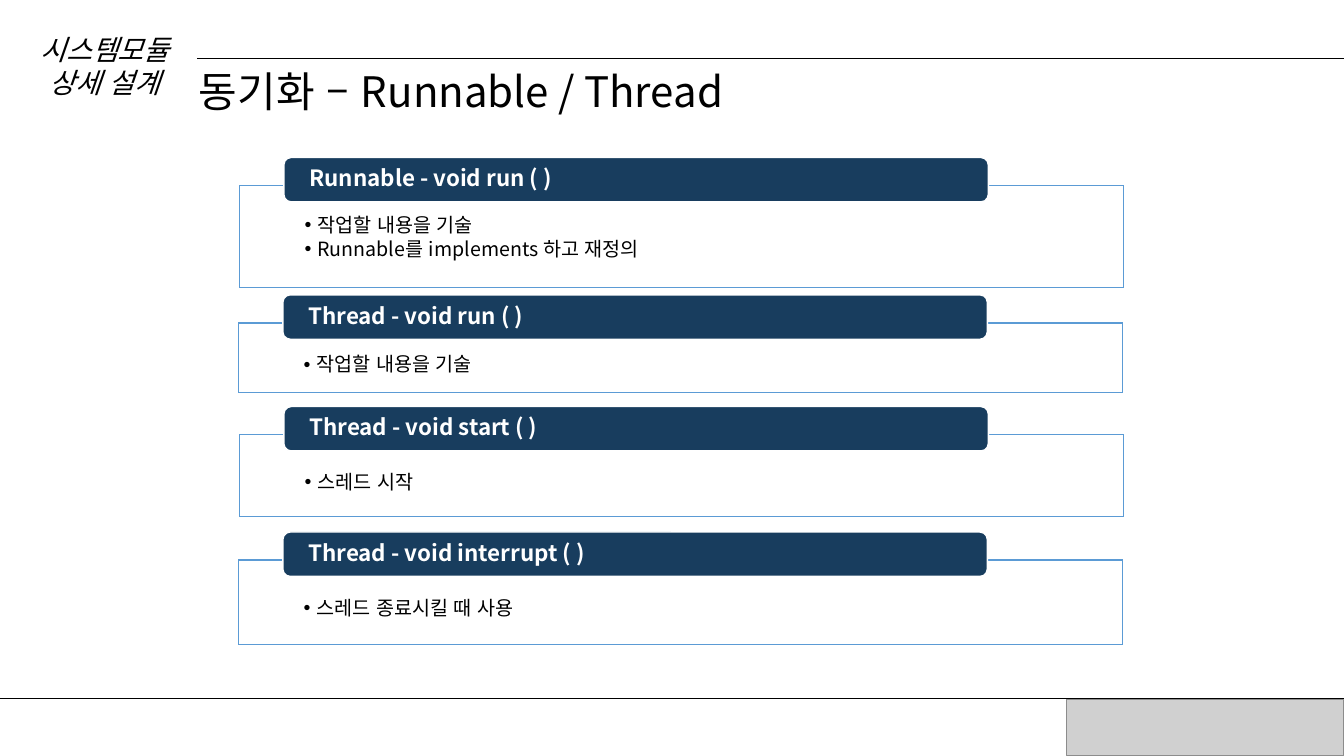
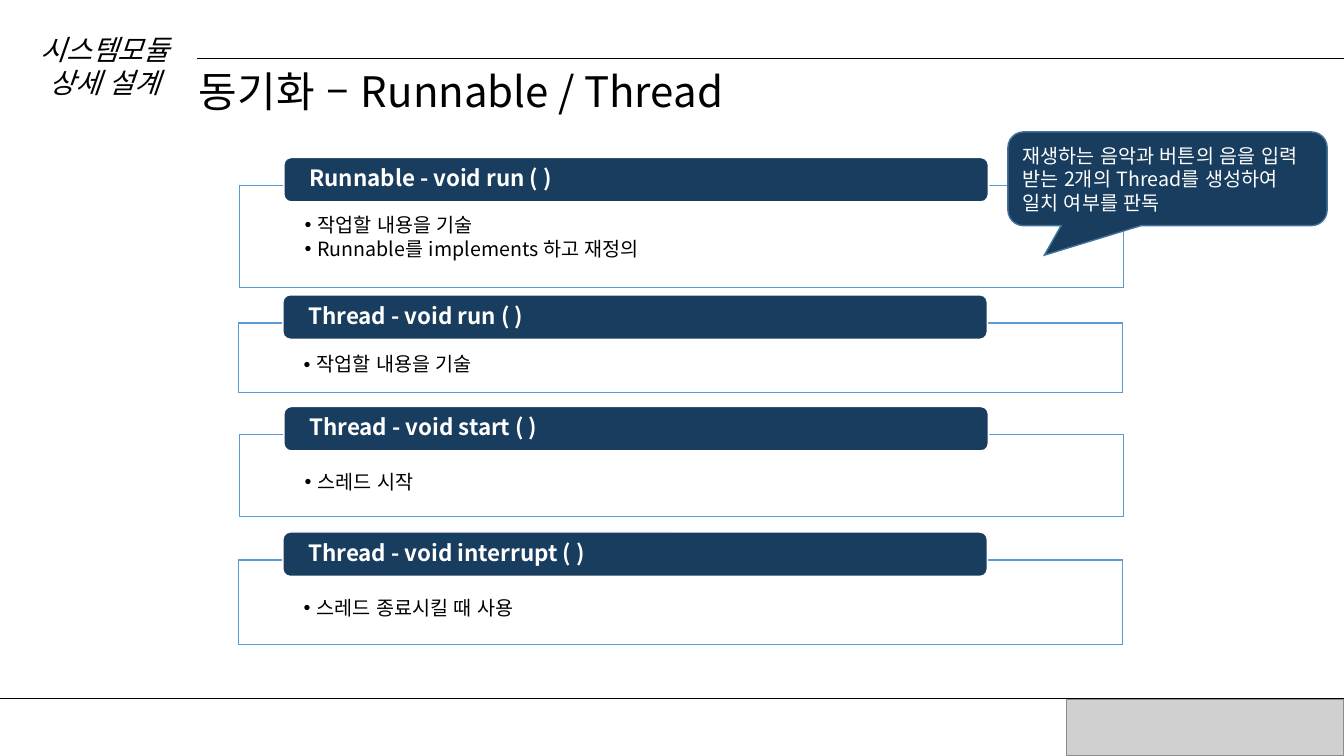
Before and after one commit to MaHyunMin/Capstone, a slide deck: slide 22 of 설계서4-9(마현민, 김무중).pptx (slide 17 before the commit). Drawn at 1344x756 pixels with LibreOffice and Linux fonts; fonts in the diff are those of the drawing; grey boxes stand for pictures. Boxes give left, top, right and bottom in pixels: in the first picture for what was removed or moved away, otherwise in the second. Text is boxed around its words. In the diff, an @@ line names an element or a change of style, - is before the commit and + after.

```diff
--- a/설계서4-9(마현민, 김무중).pptx
+++ b/설계서4-9(마현민, 김무중).pptx
@@ rounded speech box added at (1008,132,1328,226), fill #183D5E, outline #43739E 1 pt, 14 pt, text #FFFFFF @@
+재생하는 음악과 버튼의 음을 입력 받는 2개의 Thread를 생성하여 일치 여부를 판독
```
Also in this commit, not shown: 7 other slides changed, 4 slides added, 2 slides removed, 2 other files.
